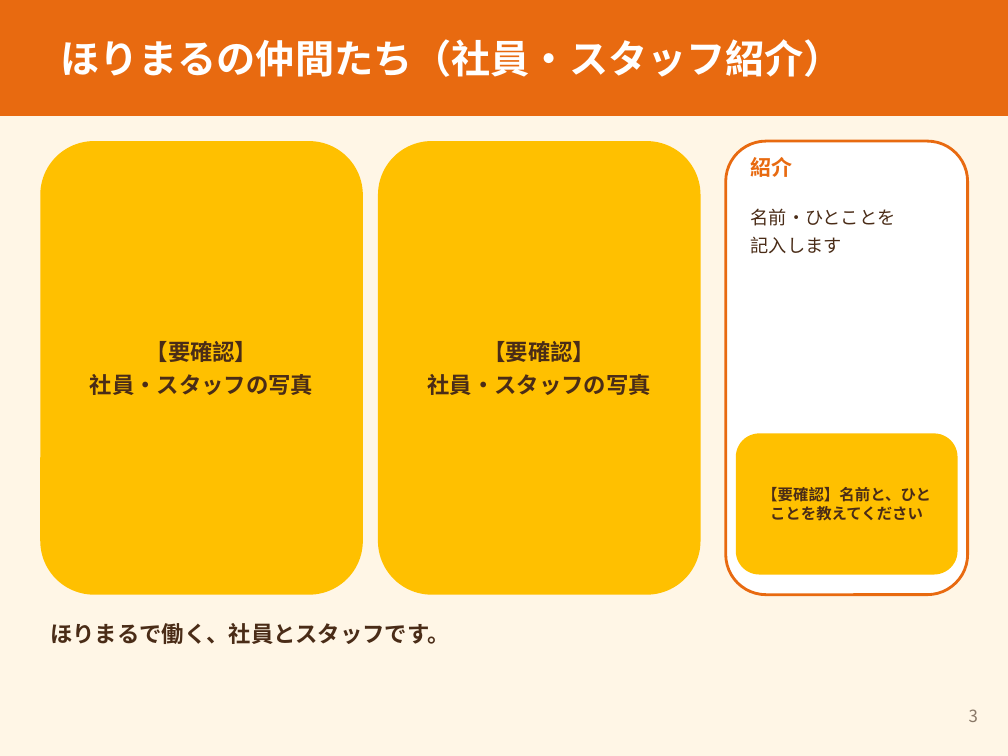
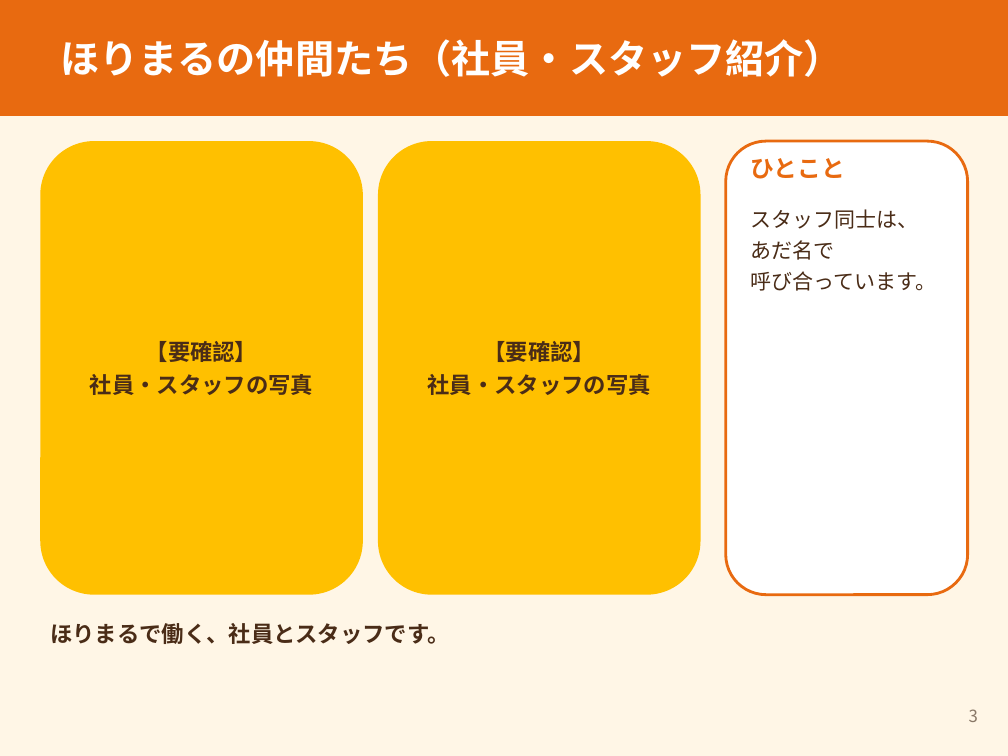
Before and after one commit to ahouprojectmaimai-beep/claude, a slide deck: slide 3 of horimaru/01_ほりまる面接紙芝居_案.pptx. Drawn at 1008x756 pixels with LibreOffice and Linux fonts; fonts in the diff are those of the drawing. Boxes give left, top, right and bottom in pixels: in the first picture for what was removed or moved away, otherwise in the second. Text is boxed around its words. In the diff, an @@ line names an element or a change of style, - is before the commit and + after.

```diff
--- a/horimaru/01_ほりまる面接紙芝居_案.pptx
+++ b/horimaru/01_ほりまる面接紙芝居_案.pptx
@@ text at (751, 158, 846, 179): text changed; size 15 to 17 pt @@
-紹介
+ひとこと
@@ text at (751, 209, 937, 291): text changed; size 13 to 15 pt @@
-名前・ひとことを
-記入します
+スタッフ同士は、
+あだ名で
+呼び合っています。
@@ rounded rectangle removed at (736, 433, 958, 575) @@
@@ text removed at (762, 487, 931, 521) @@
-【要確認】名前と、ひとことを教えてください
```
Also in this commit, not shown: 2 other slides changed.
